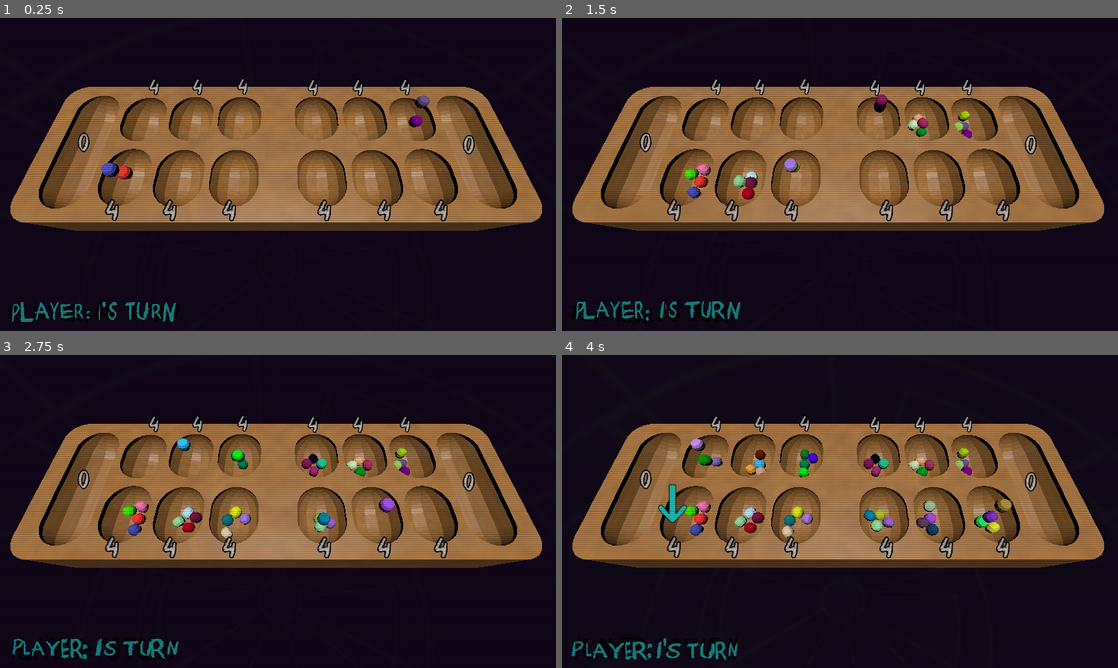
Above: before the commit, frames 1-4 (two rows, left to right).
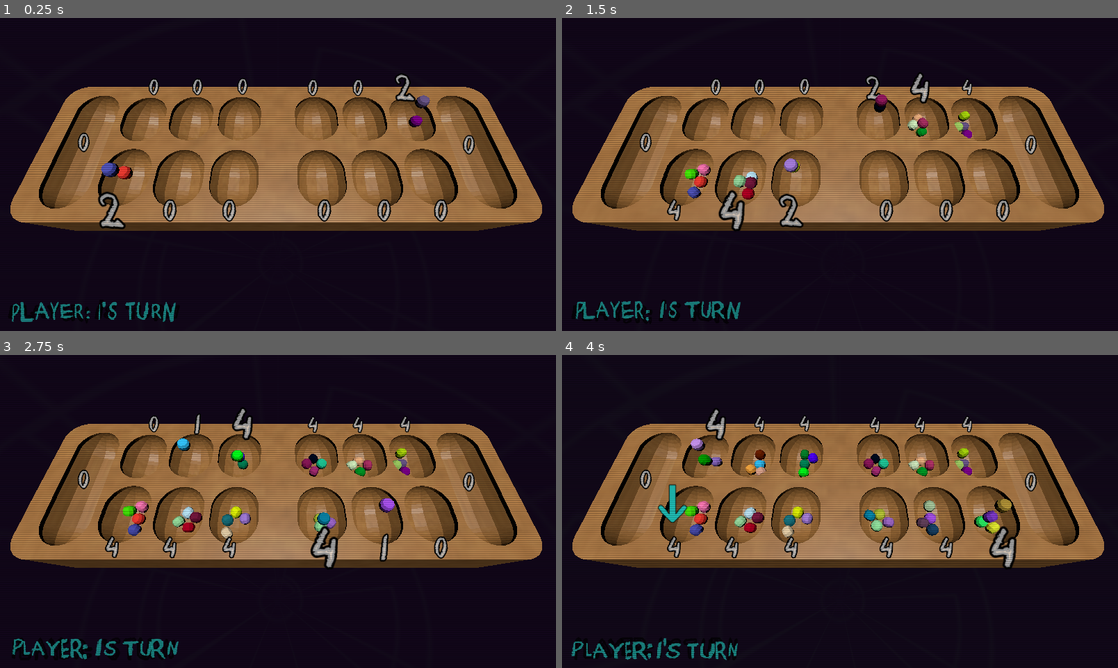
Above: after the commit, the same moments.

Repository: sym-z/3d-mancala
Game: Godot game, scene res://scenes/sample_scene.tscn
Two runs of this game, one before a commit and one after it. Both use one fixed random seed, a clock stepped at 60 frames per second and the inputs below. This scene is started directly instead of the project's main scene.
Inputs:
- Up to frame 1 (0.25 s): no input
- Up to frame 2 (1.5 s): hold Right (ui_right) 0.53-1.28 s; hold Space (ui_select) 0.53-1.28 s; hold Left (ui_left) from 1.28 s (still down); tap S (slam) at 1.35 s
- Up to frame 3 (2.75 s): tap Space (ui_select) at 1.52, 1.55, 1.82 s; release Left (ui_left) at 2.03 s; hold Right (ui_right) from 2.03 s (still down); hold Space (ui_select) from 2.03 s (still down)
- Up to frame 4 (4 s): release Space (ui_select) at 2.78 s; tap S (slam) at 2.85 s; tap Space (ui_select) at 3.02, 3.05, 3.32 s; release Right (ui_right) at 3.53 s; hold Left (ui_left) from 3.53 s (still down); hold Space (ui_select) from 3.53 s (still down)

The runs differ from the first frame. In frame 1, 1.3% of the frame differs, in the area x 17-81%, y 18-68%; in frame 2, 1.4%, in the area x 26-81%, y 17-68%; in frame 3, 1.0%; in frame 4, 0.6%.

Commit message:
settings setup, text auto update in game start

Diff:
--- /dev/null
+++ b/src/mm_menu_box.tres
@@ -0,0 +1,16 @@
+[gd_resource type="Theme" format=3 uid="uid://d2x1lp84g27xq"]
+
+[sub_resource type="StyleBoxFlat" id="StyleBoxFlat_7br34"]
+bg_color = Color(0.58448, 0.41339996, 0.78, 0.77254903)
+border_width_left = 32
+border_width_top = 32
+border_width_right = 32
+border_width_bottom = 32
+border_color = Color(0.5803922, 0.4117647, 0.7764706, 1)
+corner_radius_top_left = 8
+corner_radius_top_right = 8
+corner_radius_bottom_right = 8
+corner_radius_bottom_left = 8
+
+[resource]
+PanelContainer/styles/panel = SubResource("StyleBoxFlat_7br34")
--- a/src/scenes/bank_label.tscn
+++ b/src/scenes/bank_label.tscn
@@ -6,7 +6,7 @@
 [node name="Bank Label" type="Label3D" unique_id=554239070]
 billboard = 1
 modulate = Color(1, 1, 1, 0.5882353)
-text = "4"
+text = "0"
 font = ExtResource("1_4jbk2")
 font_size = 72
 script = ExtResource("1_vqpjv")
--- a/src/scenes/level_script.gd
+++ b/src/scenes/level_script.gd
@@ -69,7 +69,9 @@
 			var piece_inst : RigidBody3D = piece_scn.instantiate()
 			bank.add_child(piece_inst)
 			piece_inst.global_position = Vector3(bank.global_position.x,bank.global_position.y, bank.global_position.z + randf_range(-piece_inst.pos_variation_magnitude, piece_inst.pos_variation_magnitude))
+			bank.bank_updated.emit()
 			await get_tree().create_timer(spread_delay/2).timeout
+
 #endregion
 #region Input Handling
 func _input(event):
@@ -252,9 +254,8 @@
 			if p1_win == false and p2_win == false:
 				extra_turn.emit()
 				allow_input = true
-				# Reset cameras
-				p1_cam.global_position = p1_cam_pos
-				p2_cam.global_position = p2_cam_pos
+				if Globals.follow_camera:
+					reset_camera()
 		# Landed on own side
 		# You can only capture if you land on "your" side and that is the only piece in there now
 		elif final_bank_num < NUM_BANKS:
@@ -317,6 +318,11 @@
 	tween.tween_property(active_cam, "global_position", Vector3(pos.x, active_cam.global_position.y, active_cam.global_position.z), duration)
 	tween.play()
 
+func reset_camera():
+	if active_cam == p1_cam:
+		tween_camera(p2_cam_pos,spread_delay*0.8)
+	else:
+		tween_camera(p2_cam_pos,spread_delay*0.8)
 func tween_kill():
 	await tween.finished
 	tween.kill()
--- a/src/scenes/main_menu.gd
+++ b/src/scenes/main_menu.gd
@@ -22,7 +22,7 @@
 	pass
 
 func to_game():
-	model.visible =false
+	model.visible = false
 	var tween : Tween = get_tree().create_tween()
 	tween.tween_property(self,"modulate", Color(0,0,0,1), fade_time)
 	tween.play()
--- a/src/scenes/main_menu.tscn
+++ b/src/scenes/main_menu.tscn
@@ -15,6 +15,7 @@
 [ext_resource type="AudioStream" uid="uid://dni58lmqlht6f" path="res://assets/audio/p2_win.mp3" id="14_hstxw"]
 [ext_resource type="Shader" uid="uid://b5bov1ito7yf5" path="res://scenes/title.gdshader" id="15_5pajh"]
 [ext_resource type="AudioStream" uid="uid://48bqffl6eiyl" path="res://assets/audio/tie.mp3" id="15_8egab"]
+[ext_resource type="Theme" uid="uid://d2x1lp84g27xq" path="res://mm_menu_box.tres" id="16_5pajh"]
 
 [sub_resource type="ShaderMaterial" id="ShaderMaterial_tbmy8"]
 shader = ExtResource("4_5pajh")
@@ -44,9 +45,66 @@
 expand_margin_right = 32.0
 expand_margin_bottom = 32.0
 
+[sub_resource type="Environment" id="Environment_7b55j"]
+background_mode = 1
+background_color = Color(0.22904, 0.1624, 0.28, 1)
+
 [sub_resource type="ShaderMaterial" id="ShaderMaterial_jk1qb"]
 shader = ExtResource("15_5pajh")
 shader_parameter/strength = 20.0
+
+[sub_resource type="ShaderMaterial" id="ShaderMaterial_j7ex8"]
+shader = ExtResource("4_5pajh")
+shader_parameter/strength = 5.0
+
+[sub_resource type="StyleBoxFlat" id="StyleBoxFlat_q6mj1"]
+bg_color = Color(0.41568628, 0.39215687, 0.50980395, 1)
+border_width_bottom = 4
+corner_radius_top_left = 8
+corner_radius_top_right = 8
+corner_radius_bottom_right = 8
+corner_radius_bottom_left = 8
+expand_margin_left = 8.0
+expand_margin_top = 8.0
+expand_margin_right = 8.0
+expand_margin_bottom = 8.0
+shadow_color = Color(0, 0, 0, 0.16470589)
+shadow_size = 2
+shadow_offset = Vector2(0, -3.65)
+
+[sub_resource type="StyleBoxFlat" id="StyleBoxFlat_7dv2h"]
+bg_color = Color(0.41616, 0.3927, 0.51, 0.5882353)
+border_width_bottom = 8
+corner_radius_top_left = 8
+corner_radius_top_right = 8
+corner_radius_bottom_right = 8
+corner_radius_bottom_left = 8
+expand_margin_left = 8.0
+expand_margin_top = 8.0
+expand_margin_right = 8.0
+expand_margin_bottom = 8.0
+shadow_color = Color(0, 0, 0, 0.16470589)
+shadow_size = 2
+shadow_offset = Vector2(0, -3.65)
+
+[sub_resource type="StyleBoxFlat" id="StyleBoxFlat_5vu20"]
+bg_color = Color(0.41616, 0.3927, 0.51, 1)
+corner_radius_top_left = 8
+corner_radius_top_right = 8
+corner_radius_bottom_right = 8
+corner_radius_bottom_left = 8
+expand_margin_left = 8.0
+expand_margin_top = 8.0
+expand_margin_right = 8.0
+expand_margin_bottom = 8.0
+
+[sub_resource type="Theme" id="Theme_a8gd2"]
+Button/constants/outline_size = 8
+Button/font_sizes/font_size = 57
+Button/fonts/font = ExtResource("3_8ln24")
+Button/styles/hover = SubResource("StyleBoxFlat_q6mj1")
+Button/styles/normal = SubResource("StyleBoxFlat_7dv2h")
+Button/styles/pressed = SubResource("StyleBoxFlat_5vu20")
 
 [node name="Main Menu" type="Control" unique_id=303553077 node_paths=PackedStringArray("play_btn", "announcer", "model")]
 layout_mode = 3
@@ -147,6 +205,7 @@
 
 [node name="Camera3D" type="Camera3D" parent="." unique_id=190764683]
 transform = Transform3D(1, 0, 0, 0, 1, 0, 0, 0, 1, 0, -0.07167387, 13.897829)
+environment = SubResource("Environment_7b55j")
 
 [node name="Announcer" type="AudioStreamPlayer" parent="." unique_id=1153770920]
 stream = ExtResource("9_7b55j")
@@ -178,30 +237,69 @@
 horizontal_alignment = 1
 
 [node name="Settings Container" type="MarginContainer" parent="." unique_id=1411205104]
-layout_mode = 1
-anchors_preset = 15
-anchor_right = 1.0
-anchor_bottom = 1.0
-grow_horizontal = 2
-grow_vertical = 2
-theme_override_constants/margin_left = 0
-theme_override_constants/margin_top = 0
-theme_override_constants/margin_right = 0
-theme_override_constants/margin_bottom = 0
+z_index = 1
+layout_mode = 1
+anchors_preset = 15
+anchor_right = 1.0
+anchor_bottom = 1.0
+grow_horizontal = 2
+grow_vertical = 2
+theme_override_constants/margin_left = 281
+theme_override_constants/margin_top = 123
+theme_override_constants/margin_right = 281
+theme_override_constants/margin_bottom = 123
 
 [node name="PanelContainer2" type="PanelContainer" parent="Settings Container" unique_id=789466884]
 layout_mode = 2
-
-[node name="VBoxContainer" type="VBoxContainer" parent="Settings Container/PanelContainer2" unique_id=347886071]
-layout_mode = 2
-
-[node name="Label" type="Label" parent="Settings Container/PanelContainer2/VBoxContainer" unique_id=1663598464]
-layout_mode = 2
-
-[node name="CheckButton" type="CheckButton" parent="Settings Container/PanelContainer2/VBoxContainer" unique_id=589099492]
-layout_mode = 2
-
-[node name="HSlider" type="HSlider" parent="Settings Container/PanelContainer2/VBoxContainer" unique_id=1255820310]
+theme = ExtResource("16_5pajh")
+
+[node name="VBoxContainer2" type="VBoxContainer" parent="Settings Container/PanelContainer2" unique_id=1397227330]
+layout_mode = 2
+theme_override_constants/separation = 28
+
+[node name="VBoxContainer" type="VBoxContainer" parent="Settings Container/PanelContainer2/VBoxContainer2" unique_id=347886071]
+layout_mode = 2
+theme_override_constants/separation = 1
+
+[node name="Label" type="Label" parent="Settings Container/PanelContainer2/VBoxContainer2/VBoxContainer" unique_id=1663598464]
+layout_mode = 2
+theme_override_constants/outline_size = 8
+theme_override_fonts/font = ExtResource("3_8ln24")
+theme_override_font_sizes/font_size = 64
+text = "SETTINGS"
+horizontal_alignment = 1
+
+[node name="Active Cam Label" type="Label" parent="Settings Container/PanelContainer2/VBoxContainer2/VBoxContainer" unique_id=1055179364]
+layout_mode = 2
+theme_override_constants/outline_size = 5
+theme_override_fonts/font = ExtResource("3_8ln24")
+theme_override_font_sizes/font_size = 32
+text = "ACTIVE CAM"
+horizontal_alignment = 1
+
+[node name="CheckBox" type="CheckBox" parent="Settings Container/PanelContainer2/VBoxContainer2/VBoxContainer" unique_id=1275593969]
+layout_mode = 2
+size_flags_horizontal = 4
+
+[node name="Speed Label" type="Label" parent="Settings Container/PanelContainer2/VBoxContainer2/VBoxContainer" unique_id=1765486136]
+layout_mode = 2
+theme_override_constants/outline_size = 5
+theme_override_fonts/font = ExtResource("3_8ln24")
+theme_override_font_sizes/font_size = 32
+text = "GAME SPEED"
+horizontal_alignment = 1
+
+[node name="Speed Meter" type="HSlider" parent="Settings Container/PanelContainer2/VBoxContainer2/VBoxContainer" unique_id=1255820310]
 custom_minimum_size = Vector2(209.43, 0)
 layout_mode = 2
 size_flags_horizontal = 4
+max_value = 0.6
+step = 0.1
+value = 0.3
+
+[node name="Back" type="Button" parent="Settings Container/PanelContainer2/VBoxContainer2" unique_id=787669278]
+material = SubResource("ShaderMaterial_j7ex8")
+layout_mode = 2
+size_flags_horizontal = 4
+theme = SubResource("Theme_a8gd2")
+text = "BACK"
